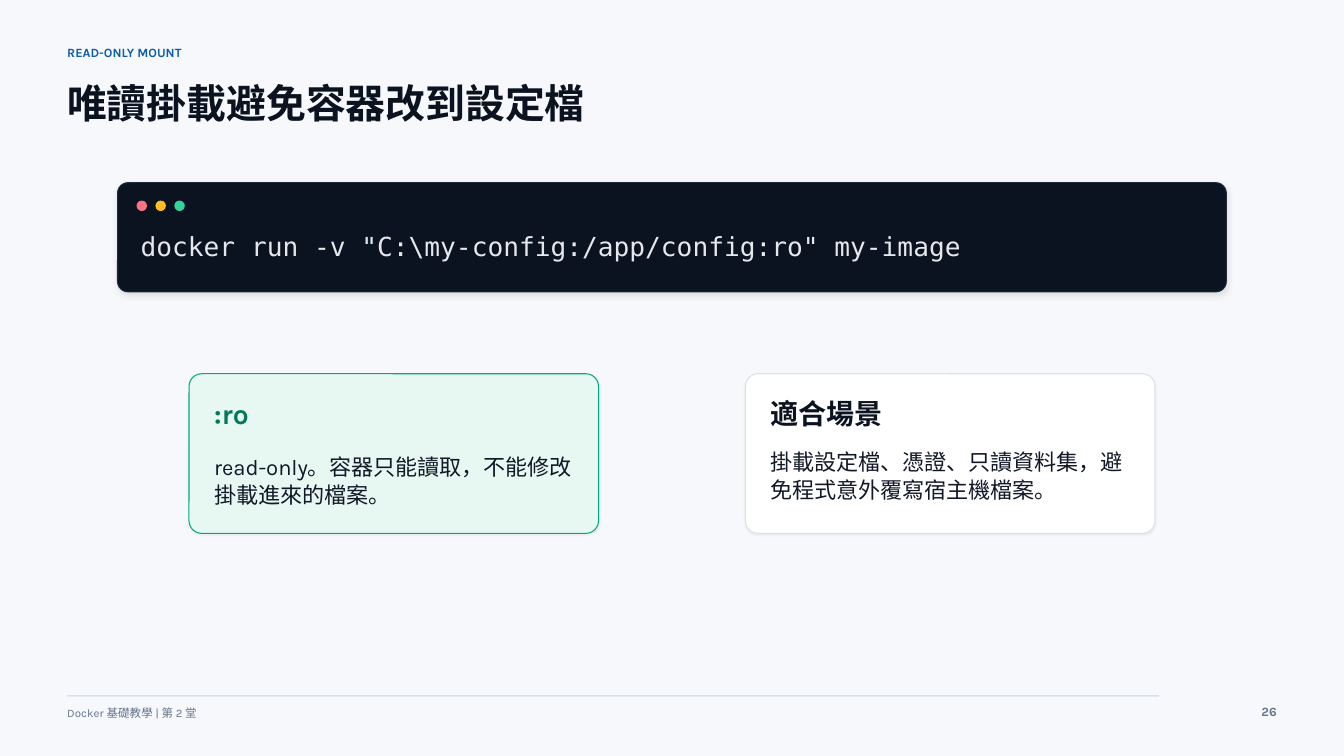
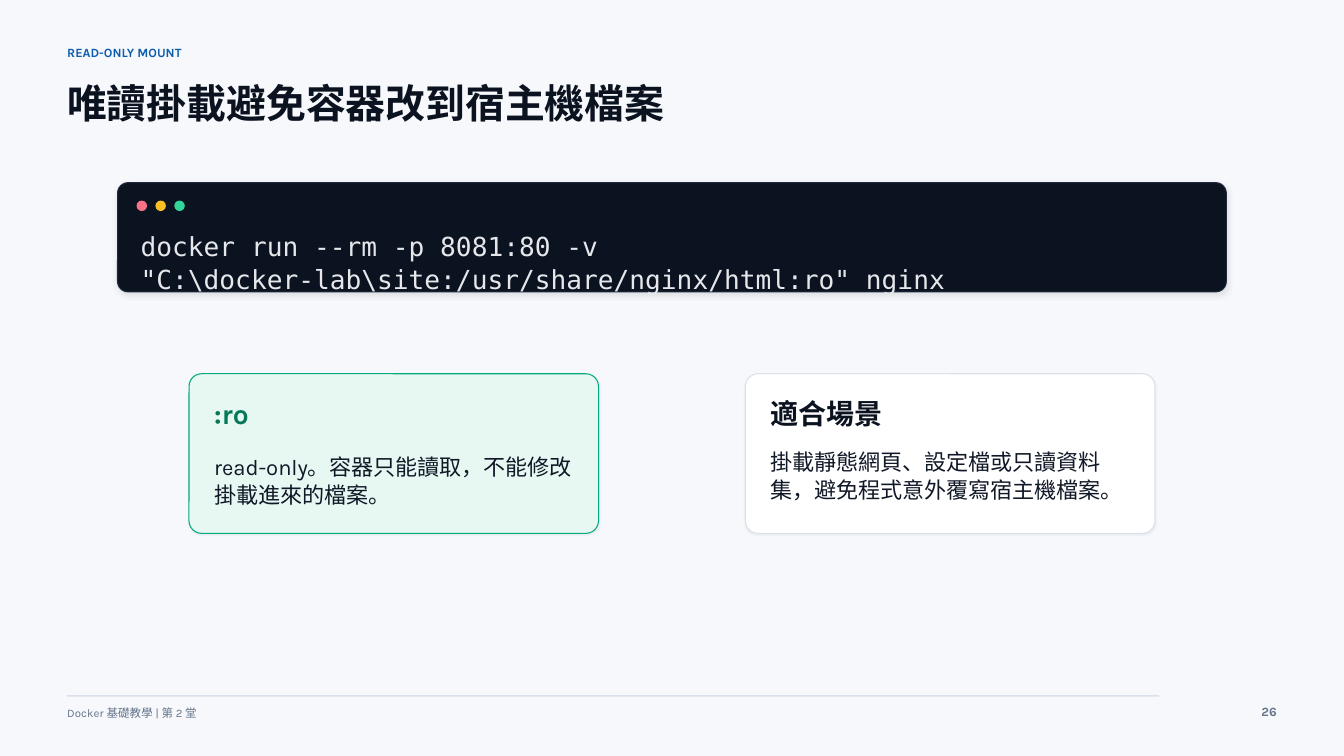
Before and after one commit to lalalalaluk/docker-practice, a slide deck: slide 30 of slides/docker-session2-flask-volume.pptx. Drawn at 1344x756 pixels with LibreOffice and Linux fonts; fonts in the diff are those of the drawing. Boxes give left, top, right and bottom in pixels: in the first picture for what was removed or moved away, otherwise in the second. Text is boxed around its words. In the diff, an @@ line names an element or a change of style, - is before the commit and + after.

Commit message:
Fix session 2 volume image continuity

```diff
--- a/slides/docker-session2-flask-volume.pptx
+++ b/slides/docker-session2-flask-volume.pptx
@@ text at [67, 83, 664, 122]: text changed @@
-唯讀掛載避免容器改到設定檔
+唯讀掛載避免容器改到宿主機檔案
@@ text at [141, 236, 945, 294]: text changed @@
-docker run -v "C:\my-config:/app/config:ro" my-image
+docker run --rm -p 8081:80 -v "C:\docker-lab\site:/usr/share/nginx/html:ro" nginx
@@ text at [771, 451, 1123, 500]: text changed @@
-掛載設定檔、憑證、只讀資料集，避免程式意外覆寫宿主機檔案。
+掛載靜態網頁、設定檔或只讀資料集，避免程式意外覆寫宿主機檔案。
```
Also in this commit, not shown: 5 other slides changed.
